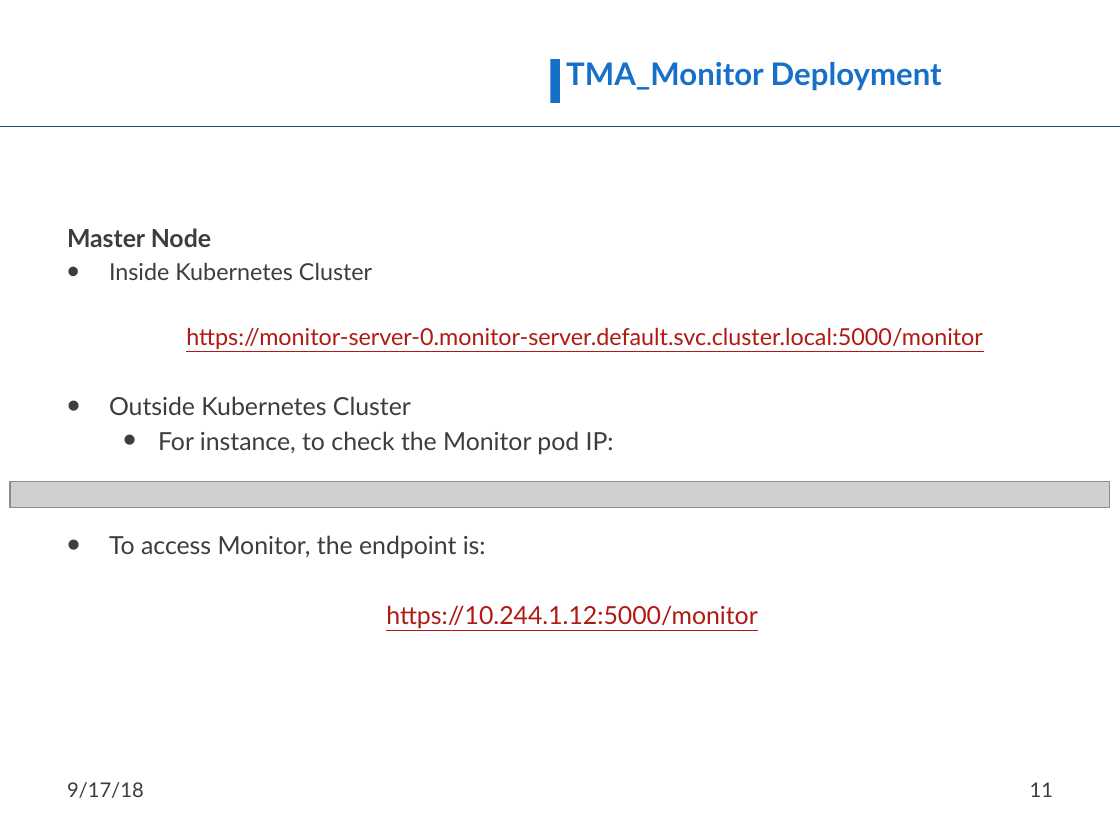
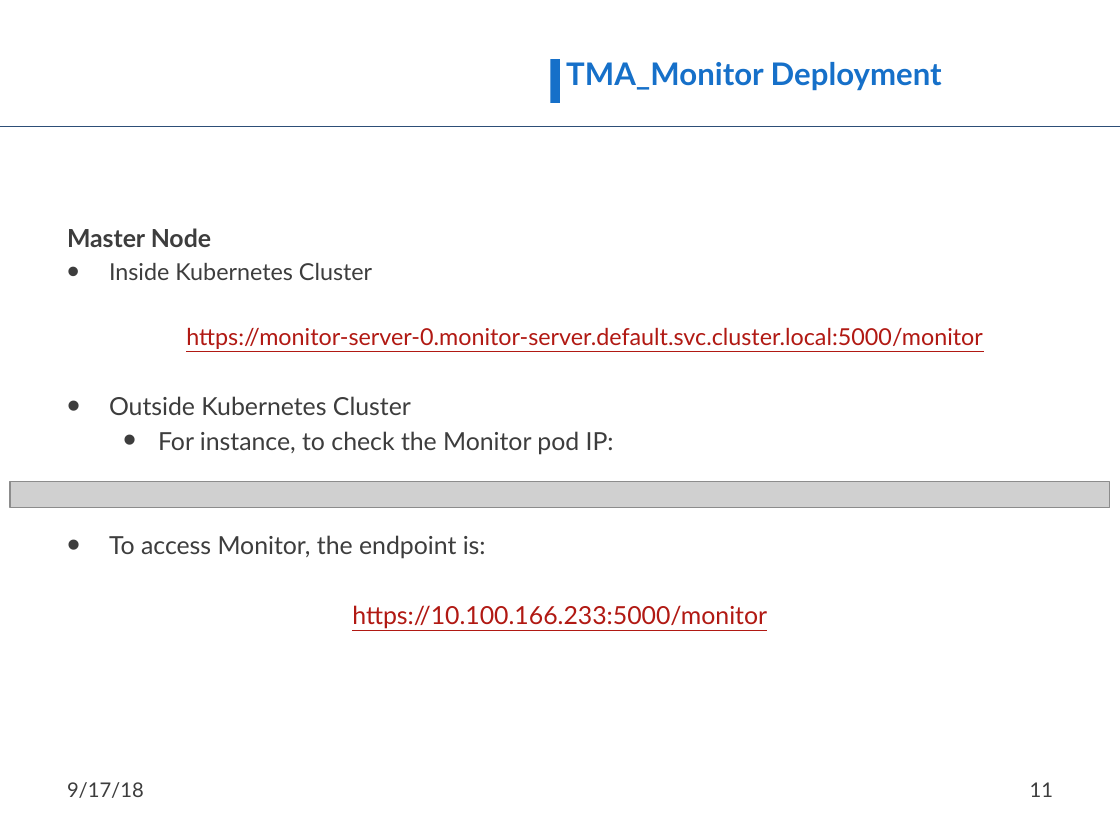
Before and after one commit to nmsa/tma-framework, a slide deck: slide 11 of documents/ATMOSPHERE_TMA_Framework_usage.pptx. Drawn at 1120x840 pixels with LibreOffice and Linux fonts; fonts in the diff are those of the drawing; grey boxes stand for pictures; background and template pictures are left out. Boxes give left, top, right and bottom in pixels: in the first picture for what was removed or moved away, otherwise in the second. Text is boxed around its words. In the diff, an @@ line names an element or a change of style, - is before the commit and + after.

Commit message:
Fixing the path of the monitor

```diff
--- a/documents/ATMOSPHERE_TMA_Framework_usage.pptx
+++ b/documents/ATMOSPHERE_TMA_Framework_usage.pptx
@@ text at bbox=[352, 605, 767, 629]: text changed @@
-        https://10.244.1.12:5000/monitor
+https://10.100.166.233:5000/monitor
```
